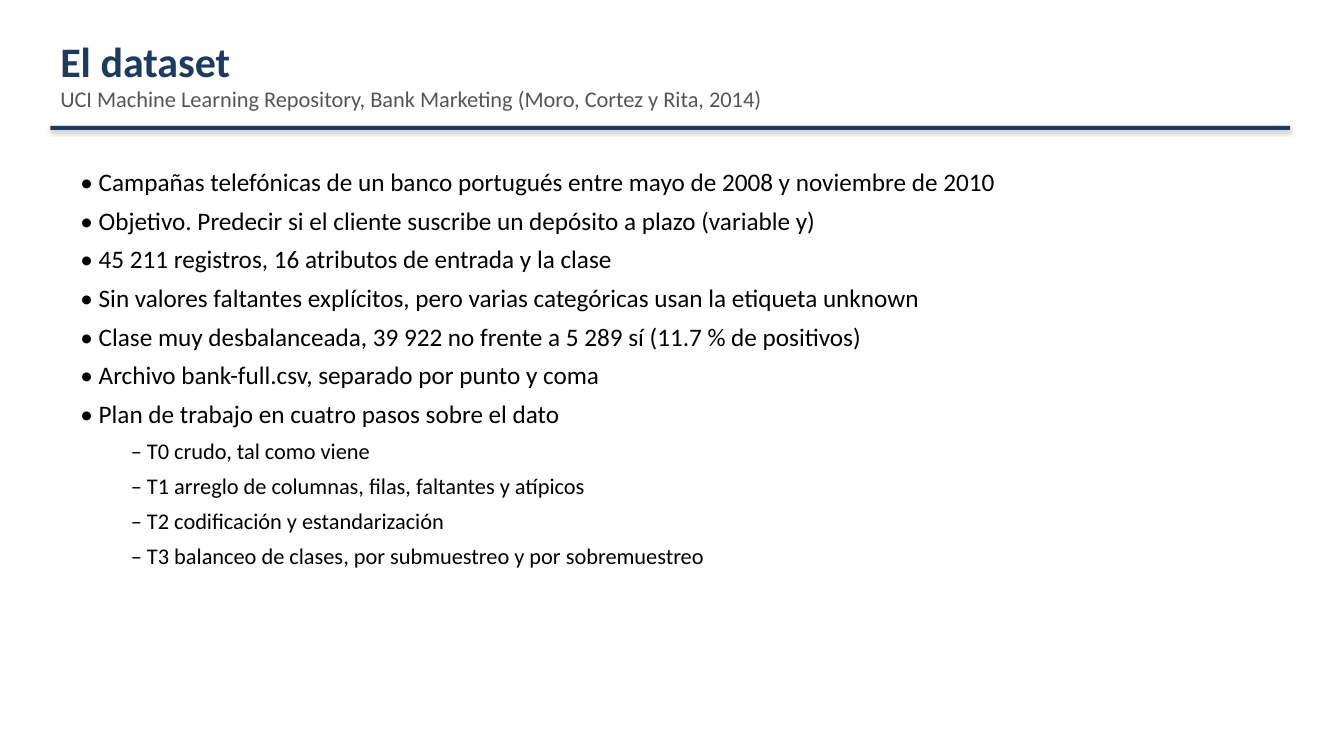
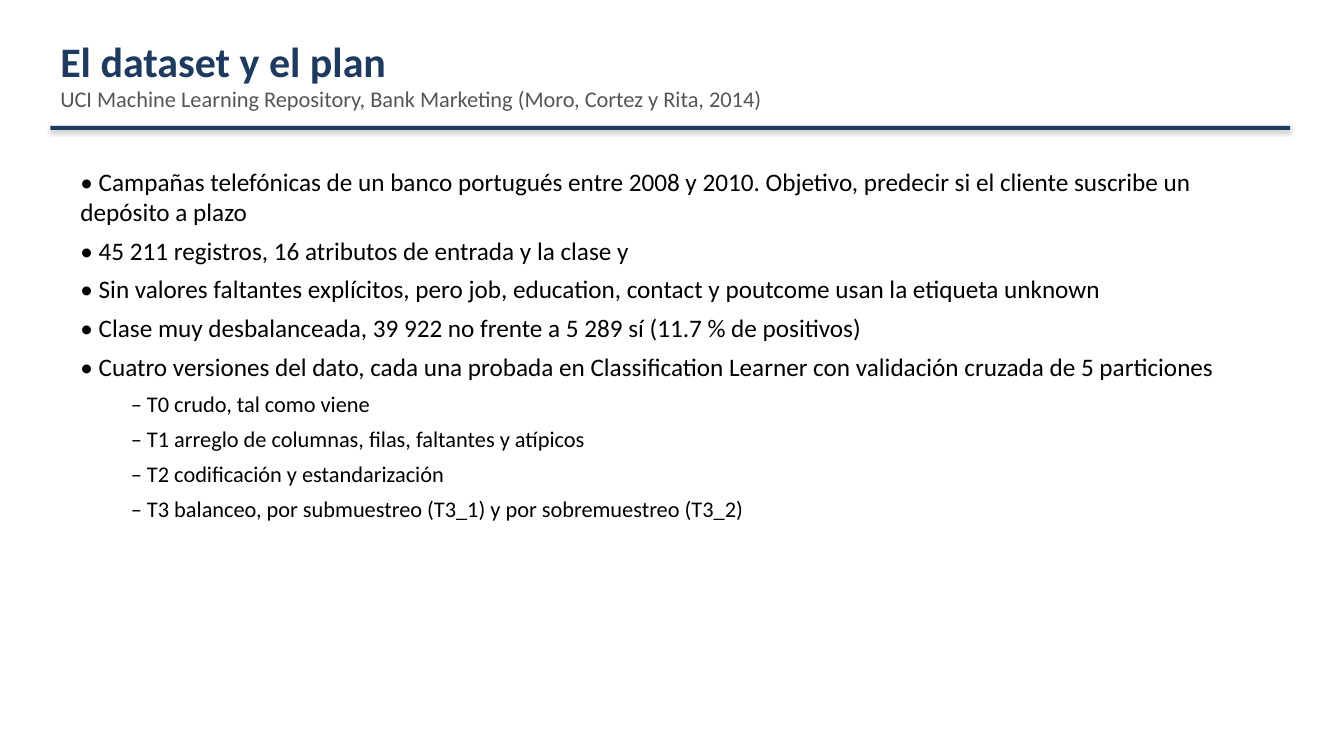
Before and after one commit to Checho019/maestria-inteligencia-computacional, a slide deck: slide 2 of Exposicion Bank/exposicion_bank.pptx. Drawn at 1344x756 pixels with LibreOffice and Linux fonts; fonts in the diff are those of the drawing. Boxes give left, top, right and bottom in pixels: in the first picture for what was removed or moved away, otherwise in the second. Text is boxed around its words. In the diff, an @@ line names an element or a change of style, - is before the commit and + after.

Commit message:
Exposicion Bank: resultados de Classification Learner y presentacion recortada a diez laminas

```diff
--- a/Exposicion Bank/exposicion_bank.pptx
+++ b/Exposicion Bank/exposicion_bank.pptx
@@ text at (60,47,386,84): text changed @@
-El dataset
+El dataset y el plan
@@ text at (80,173,1190,303): text changed @@
-• Campañas telefónicas de un banco portugués entre mayo de 2008 y noviembre de 2010
-• Objetivo. Predecir si el cliente suscribe un depósito a plazo (variable y)
-• 45 211 registros, 16 atributos de entrada y la clase
-• Sin valores faltantes explícitos, pero varias categóricas usan la etiqueta unknown
+• Campañas telefónicas de un banco portugués entre 2008 y 2010. Objetivo, predecir si el cliente suscribe un depósito a plazo
+• 45 211 registros, 16 atributos de entrada y la clase y
+• Sin valores faltantes explícitos, pero job, education, contact y poutcome usan la etiqueta unknown
@@ text at (99,358,1212,380): text changed @@
-• Archivo bank-full.csv, separado por punto y coma
-• Plan de trabajo en cuatro pasos sobre el dato
+• Cuatro versiones del dato, cada una probada en Classification Learner con validación cruzada de 5 particiones
@@ text at (147,501,743,521): text changed @@
-  – T3 balanceo de clases, por submuestreo y por sobremuestreo
+  – T3 balanceo, por submuestreo (T3_1) y por sobremuestreo (T3_2)
```
Also in this commit, not shown: 7 other slides changed, 1 slide added, 6 slides removed, 3 other files.
